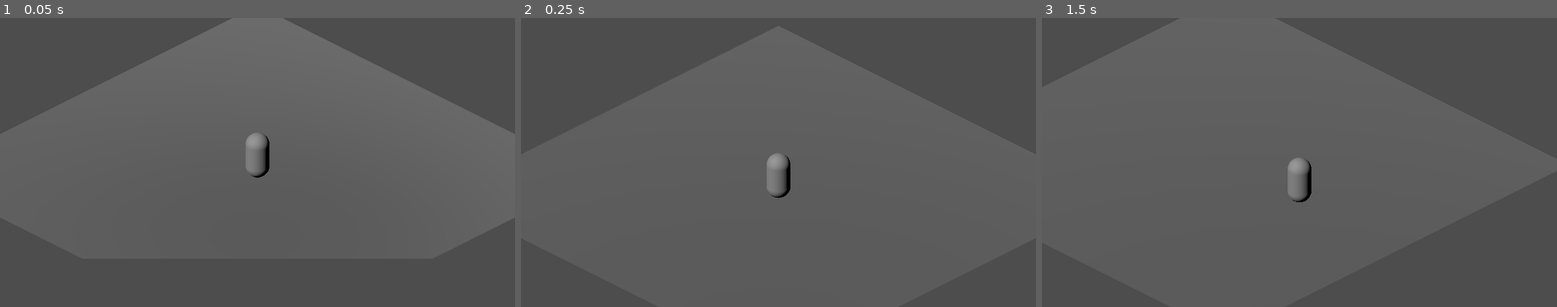
Above: before the commit, frames 1-3 (left to right).
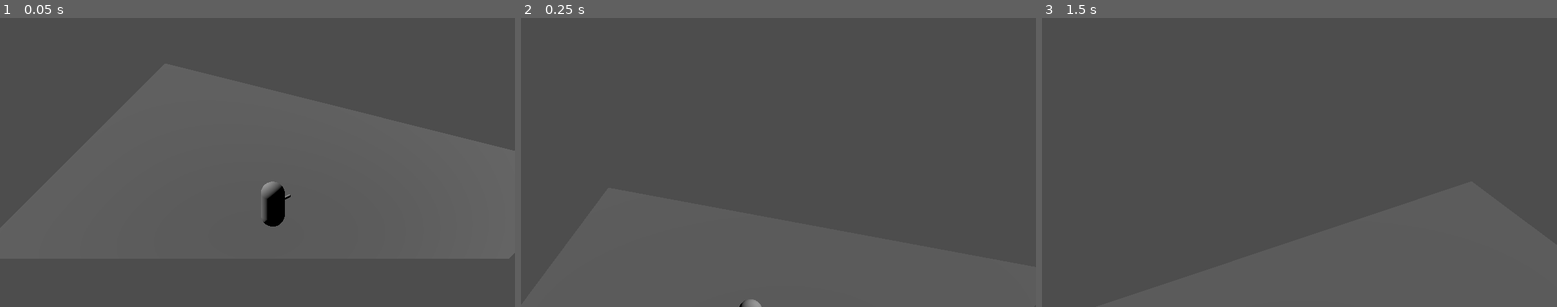
Above: after the commit, the same moments.

Repository: csonger98/ashesofasterion
Game: Godot game, scene res://scenes/test/MovementSandbox.tscn
Two runs of this game, one before a commit and one after it. Both use one fixed random seed, a clock stepped at 60 frames per second and the inputs below.
Inputs (mouse positions are in pixels of both pictures, inside the frame that each line leads up to):
- Up to frame 1 (0.05 s): no input
- Up to frame 2 (0.25 s): no input
- Up to frame 3 (1.5 s): tap Enter at 0.5 s; move the mouse to (1412, 148) at 0.52 s; hold D (move_right) 0.53-1.25 s; hold Shift 0.53-1.25 s; click (1412, 148) at 0.67 s; drag from (1196, 176) to (1273, 220) at 1.27 s

The runs differ from the first frame. In frame 1, 12% of the frame differs, in the area x 21-100%, y 0-73%; in frame 2, 0.6%; in frame 3, 0.5%.

Commit message:
feat(player): mouse aim with ground-plane raycast and aim indicator

Diff:
--- a/scenes/actors/Player.tscn
+++ b/scenes/actors/Player.tscn
@@ -7,12 +7,19 @@
 
 [sub_resource type="CapsuleShape3D" id="CapsuleShape3D_player"]
 
+[sub_resource type="BoxMesh" id="BoxMesh_aim_indicator"]
+size = Vector3(0.1, 0.1, 0.6)
+
 [node name="Player" type="CharacterBody3D"]
 script = ExtResource("1_player_script")
 
 [node name="Mesh" type="MeshInstance3D" parent="."]
 transform = Transform3D(1, 0, 0, 0, 1, 0, 0, 0, 1, 0, 1, 0)
 mesh = SubResource("CapsuleMesh_player")
+
+[node name="AimIndicator" type="MeshInstance3D" parent="Mesh"]
+transform = Transform3D(1, 0, 0, 0, 1, 0, 0, 0, 1, 0, 0, -0.7)
+mesh = SubResource("BoxMesh_aim_indicator")
 
 [node name="Collision" type="CollisionShape3D" parent="."]
 transform = Transform3D(1, 0, 0, 0, 1, 0, 0, 0, 1, 0, 1, 0)
--- a/scripts/actor/PlayerActor.gd
+++ b/scripts/actor/PlayerActor.gd
@@ -4,6 +4,9 @@
 @export var move_speed: float = 6.0
 @export var acceleration: float = 30.0
 @export var deceleration: float = 35.0
+
+var aim_direction: Vector3 = Vector3.FORWARD
+var aim_world_point: Vector3 = Vector3.ZERO
 
 func _physics_process(delta: float) -> void:
     var input_dir := _read_movement_input()
@@ -12,6 +15,7 @@
     velocity.x = move_toward(velocity.x, target.x, rate * delta)
     velocity.z = move_toward(velocity.z, target.z, rate * delta)
     move_and_slide()
+    _update_aim()
 
 func _read_movement_input() -> Vector3:
     var x := Input.get_action_strength("move_right") - Input.get_action_strength("move_left")
@@ -20,3 +24,24 @@
     if v.length_squared() > 1.0:
         v = v.normalized()
     return v
+
+func _update_aim() -> void:
+    var cam := get_viewport().get_camera_3d()
+    if cam == null:
+        return
+    var mouse_pos := get_viewport().get_mouse_position()
+    var ray_origin := cam.project_ray_origin(mouse_pos)
+    var ray_dir := cam.project_ray_normal(mouse_pos)
+    if absf(ray_dir.y) < 0.0001:
+        return
+    var t := -ray_origin.y / ray_dir.y
+    if t < 0:
+        return
+    aim_world_point = ray_origin + ray_dir * t
+    var to_aim := aim_world_point - global_position
+    to_aim.y = 0.0
+    if to_aim.length_squared() > 0.001:
+        aim_direction = to_aim.normalized()
+        # Rotate the player to face aim. Y-axis rotation only.
+        var angle := atan2(aim_direction.x, aim_direction.z)
+        rotation.y = angle
Not shown: 1 places in scenes/actors/Player.tscn that only renumber resources
